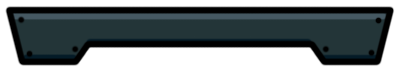
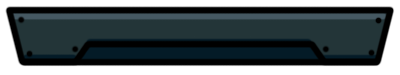
Layer changes from the first (400, 75) image to the second:
painted on "Linework" over [20, 57, 380, 67]
painted on "Color" over [77, 46, 322, 64]
